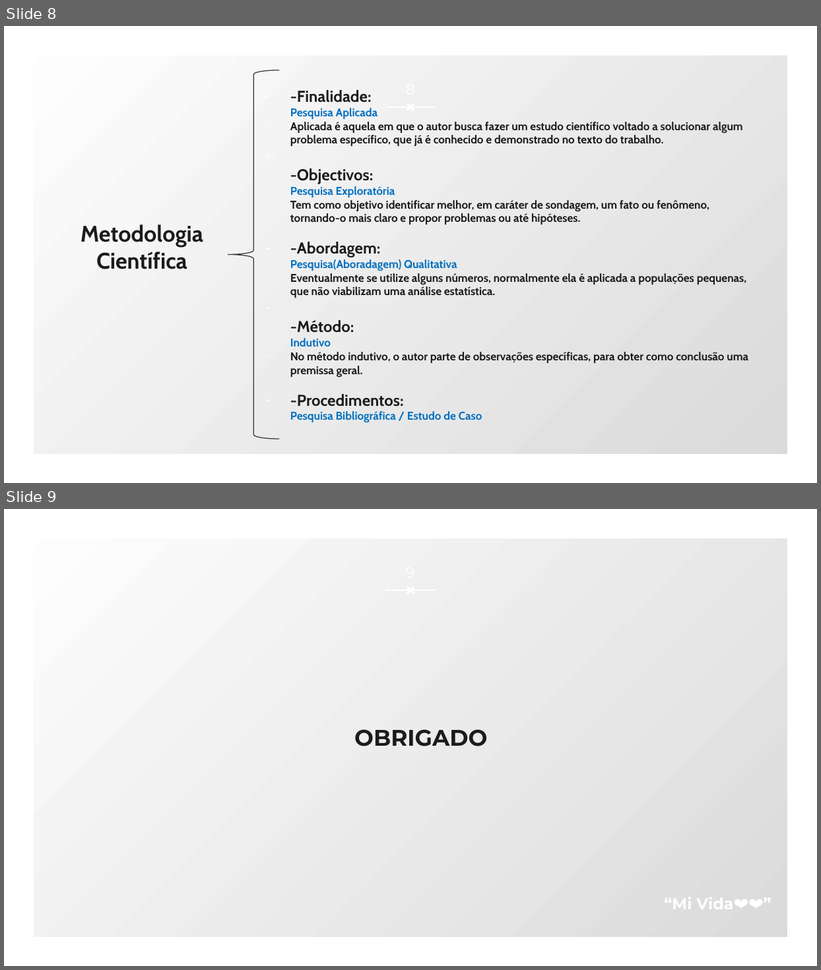
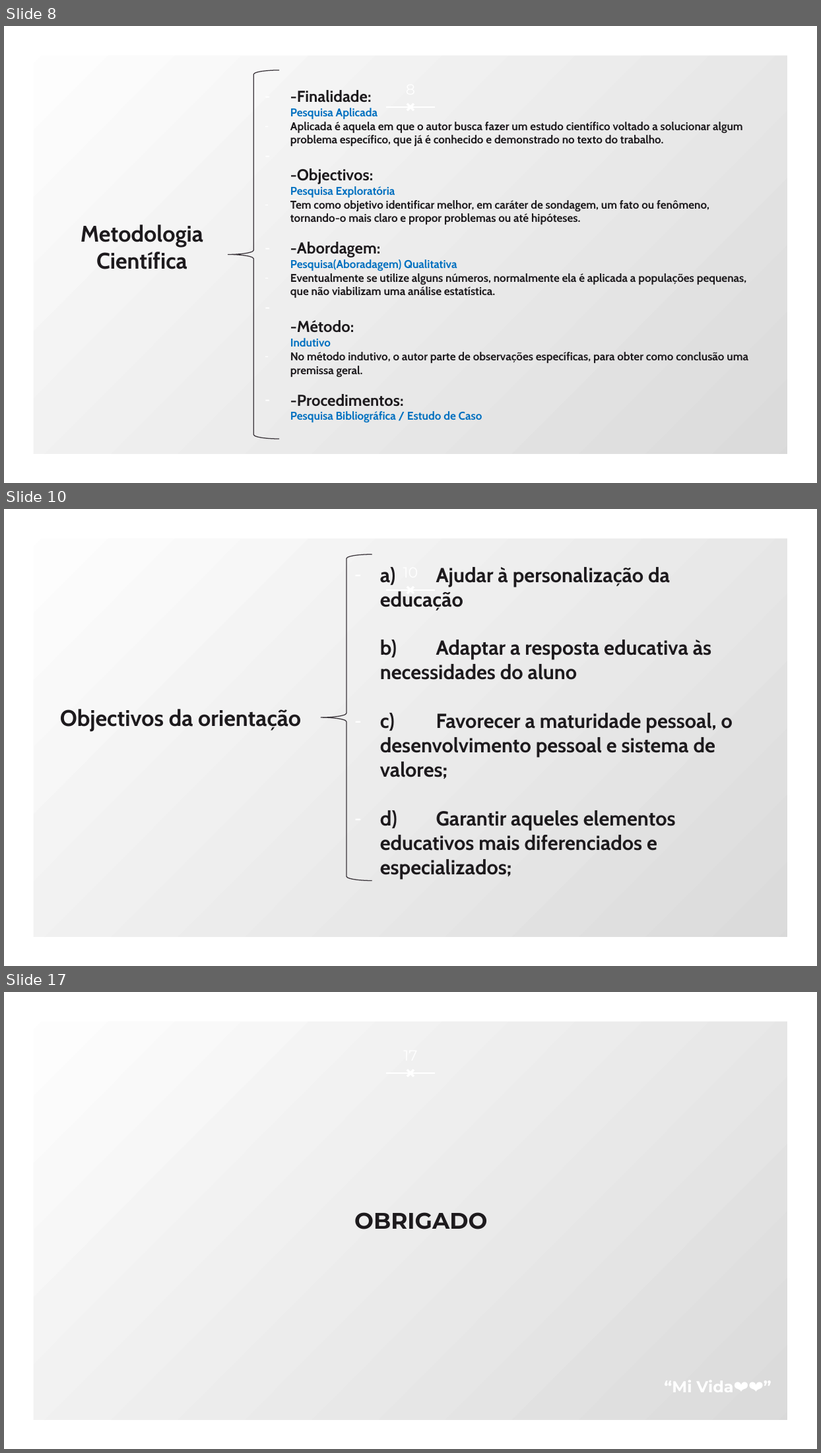
Before and after one commit to reincedaniel/TCC, a slide deck: apresentação.pptx. Shown one above the other, each under a label of ours: slides 8 and 9 before the commit, slides 8, 10 and 17 after it; the slides between them are not shown. The pictures are 821x970 and 821x1453 pixels, drawn with LibreOffice and Linux fonts; fonts in the diff are those of the drawing. Boxes give left, top, right and bottom in pixels: in the first picture for what was removed or moved away, otherwise in the second. Text is boxed around its words. In the diff, an @@ line names an element or a change of style, - is before the commit and + after.

```diff
--- a/apresentação.pptx
+++ b/apresentação.pptx
@@ slide 10 added at bbox=[4, 509, 817, 966], background gradient #FFFFFF to #D9D9D9; not listed: 3 template elements that a slide beside it also shows @@
@@ left brace added at bbox=[321, 555, 372, 881], outline #3A343A 0.75 pt @@
@@ text added at bbox=[380, 567, 733, 879], 18 pt, text #1D1A1D, bold @@
+– a) Ajudar à personalização da educação
+  b) Adaptar a resposta educativa às necessidades do aluno
+– c) Favorecer a maturidade pessoal, o desenvolvimento pessoal e sistema de valores;
+– d) Garantir aqueles elementos educativos mais diferenciados e especializados;
@@ text added at bbox=[60, 709, 301, 732], 20 pt, text #1D1A1D, bold @@
+Objectivos da orientação
@@ what was slide 9 is now slide 17 @@
```
Also in this commit, not shown: 1 slide changed, 7 other slides added, 17 other files.
